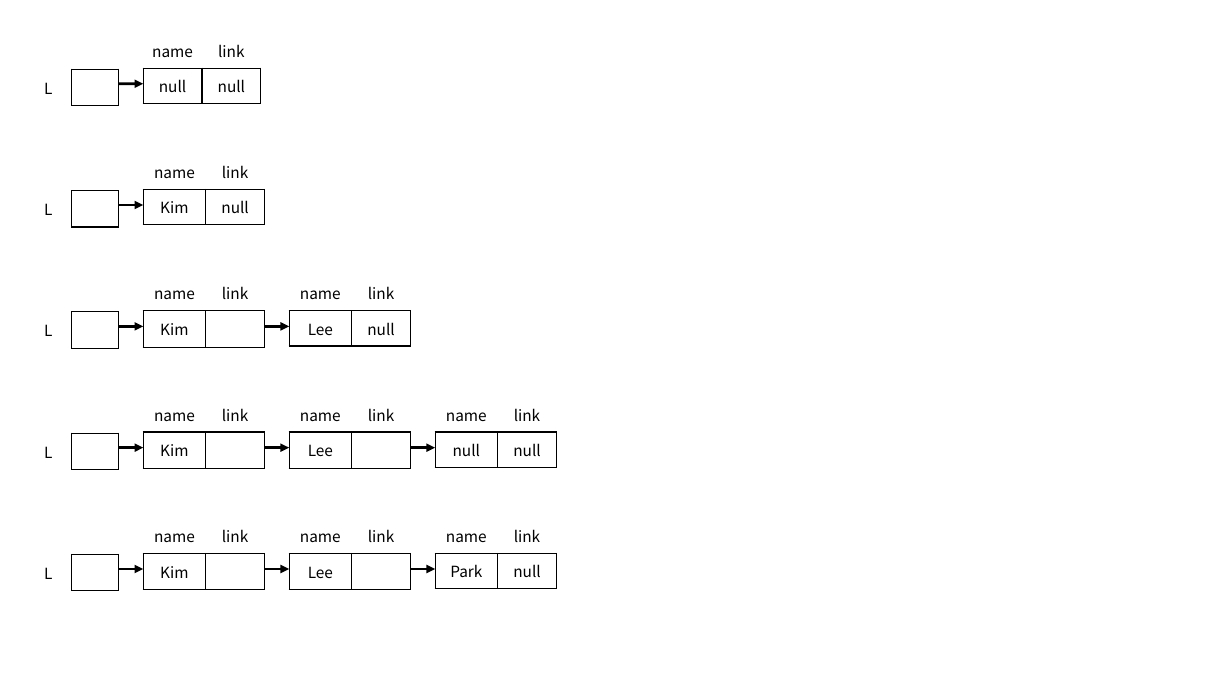
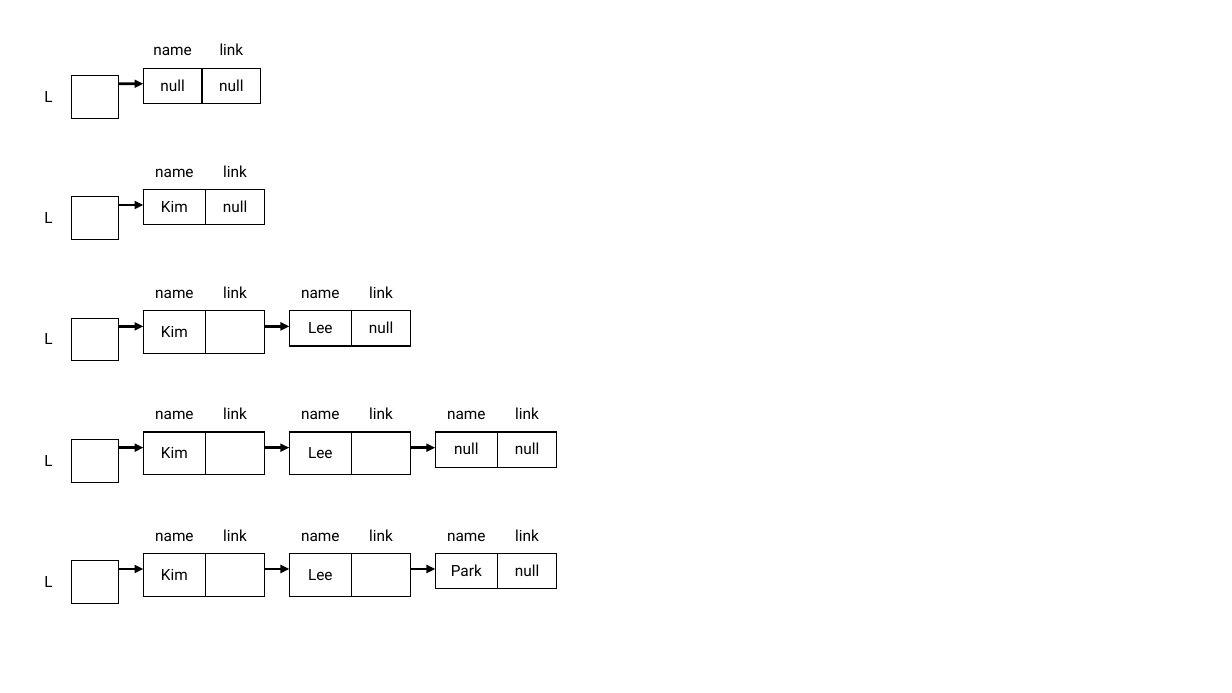
Before and after one commit to Rap0d/rap0d.github.io, a slide deck: slide 12 of assets/form/matrix.pptx (slide 11 before the commit). Drawn at 1232x693 pixels with LibreOffice and Linux fonts; fonts in the diff are those of the drawing. Boxes give left, top, right and bottom in pixels: in the first picture for what was removed or moved away, otherwise in the second. Text is boxed around its words. In the diff, an @@ line names an element or a change of style, - is before the commit and + after.

```diff
--- a/assets/form/matrix.pptx
+++ b/assets/form/matrix.pptx
@@ table at [25, 33, 119, 106] @@
@@ font Noto Sans CJK KR to Roboto @@
@@ table at [143, 33, 262, 104] @@
@@ font Noto Sans CJK KR to Roboto @@
@@ table at [25, 154, 119, 227] @@
@@ font Noto Sans CJK KR to Roboto @@
@@ table at [143, 154, 265, 225] @@
@@ font Noto Sans CJK KR to Roboto @@
@@ table at [25, 275, 119, 348] @@
@@ font Noto Sans CJK KR to Roboto @@
@@ table at [143, 275, 265, 346] @@
@@ font Noto Sans CJK KR to Roboto @@
@@ table at [289, 275, 411, 346] @@
@@ font Noto Sans CJK KR to Roboto @@
@@ table at [25, 396, 119, 470] @@
@@ font Noto Sans CJK KR to Roboto @@
@@ table at [143, 396, 265, 467] @@
@@ font Noto Sans CJK KR to Roboto @@
@@ table at [289, 396, 411, 467] @@
@@ font Noto Sans CJK KR to Roboto @@
@@ table at [435, 396, 557, 467] @@
@@ font Noto Sans CJK KR to Roboto @@
@@ table at [25, 518, 119, 591] @@
@@ font Noto Sans CJK KR to Roboto @@
@@ table at [143, 518, 265, 589] @@
@@ font Noto Sans CJK KR to Roboto @@
@@ table at [289, 518, 411, 589] @@
@@ font Noto Sans CJK KR to Roboto @@
@@ table at [435, 518, 557, 589] @@
@@ font Noto Sans CJK KR to Roboto @@
```
Also in this commit, not shown: 11 other slides changed, 1 slide added, 2 other files.
